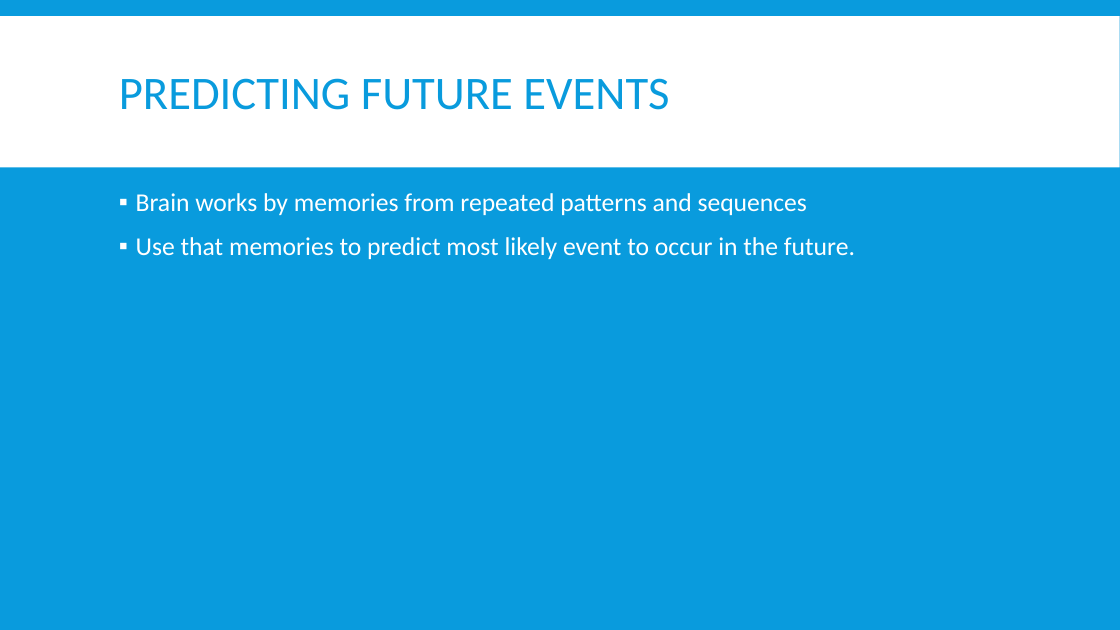
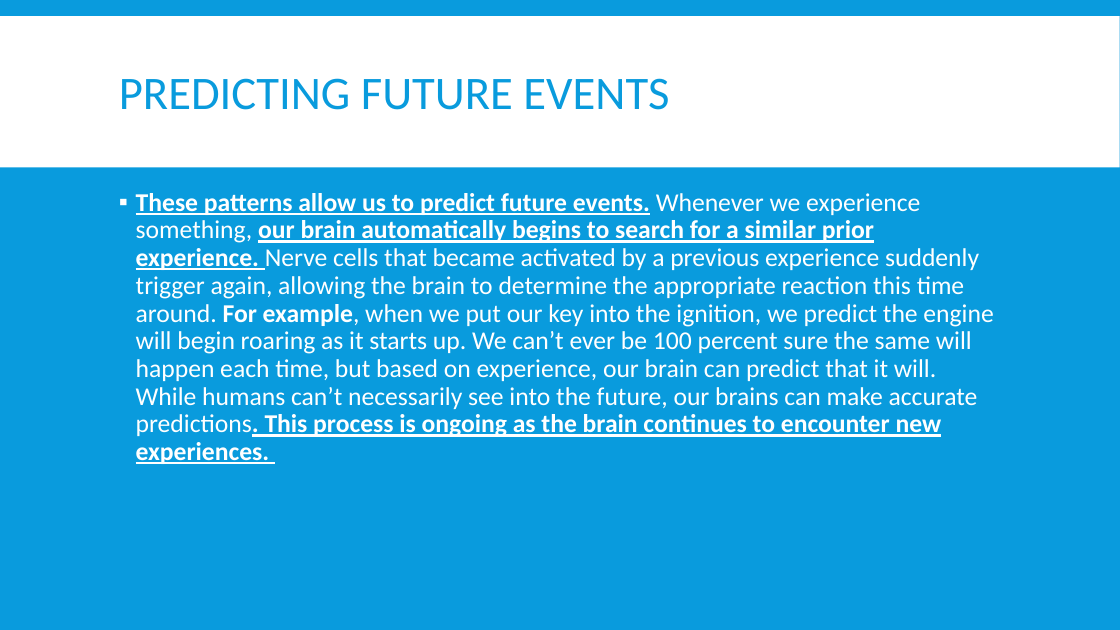
Before and after one commit to MetaKt/WHU, a slide deck: slide 8 of AI/Understanding Human Intelligence.pptx (slide 9 before the commit). Drawn at 1120x630 pixels with LibreOffice and Linux fonts; fonts in the diff are those of the drawing. Boxes give left, top, right and bottom in pixels: in the first picture for what was removed or moved away, otherwise in the second. Text is boxed around its words. In the diff, an @@ line names an element or a change of style, - is before the commit and + after.

```diff
--- a/AI/Understanding Human Intelligence.pptx
+++ b/AI/Understanding Human Intelligence.pptx
@@ text at bbox=[136, 193, 993, 464]: text changed @@
-▪ Brain works by memories from repeated patterns and sequences
-▪ Use that memories to predict most likely event to occur in the future.
+▪ These patterns allow us to predict future events. Whenever we experience something, our brain automatically begins to search for a similar prior experience. Nerve cells that became activated by a previous experience suddenly trigger again, allowing the brain to determine the appropriate reaction this time around. For example, when we put our key into the ignition, we predict the engine will begin roaring as it starts up. We can’t ever be 100 percent sure the same will happen each time, but based on experience, our brain can predict that it will. While humans can’t necessarily see into the future, our brains can make accurate predictions. This process is ongoing as the brain continues to encounter new experiences.
```
Also in this commit, not shown: 4 other slides changed, 1 slide added, 2 slides removed.
